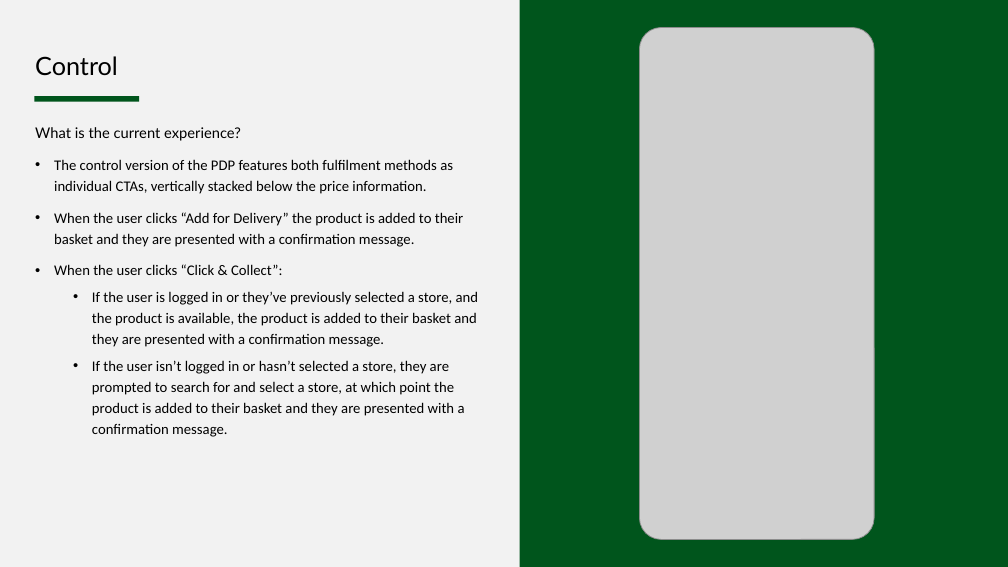
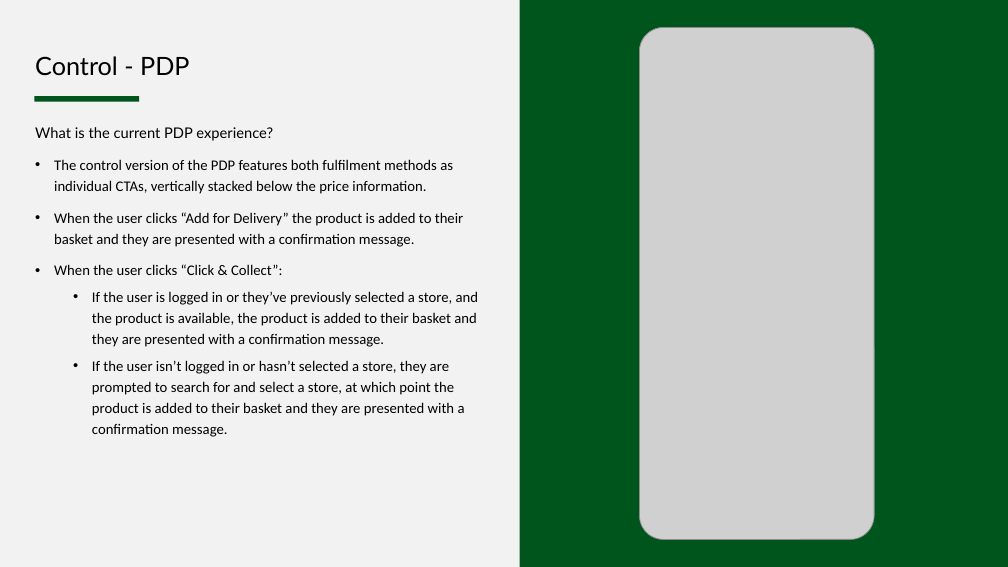
Before and after one commit to BenC0/PAH159, a slide deck: slide 5 of PAH159 - Polestar PDP Add to Bag Module - Mobile - Test Plan.pptx. Drawn at 1008x567 pixels with LibreOffice and Linux fonts; fonts in the diff are those of the drawing; grey boxes stand for pictures; background and template pictures are left out. Boxes give left, top, right and bottom in pixels: in the first picture for what was removed or moved away, otherwise in the second. Text is boxed around its words. In the diff, an @@ line names an element or a change of style, - is before the commit and + after.

```diff
--- a/PAH159 - Polestar PDP Add to Bag Module - Mobile - Test Plan.pptx
+++ b/PAH159 - Polestar PDP Add to Bag Module - Mobile - Test Plan.pptx
@@ title at (35,56,189,76): text changed @@
-Control
+Control - PDP
@@ text at (35,127,273,141): text changed @@
-What is the current experience?
+What is the current PDP experience?
```
Also in this commit, not shown: 4 other slides changed, 6 slides added, 24 other files.
